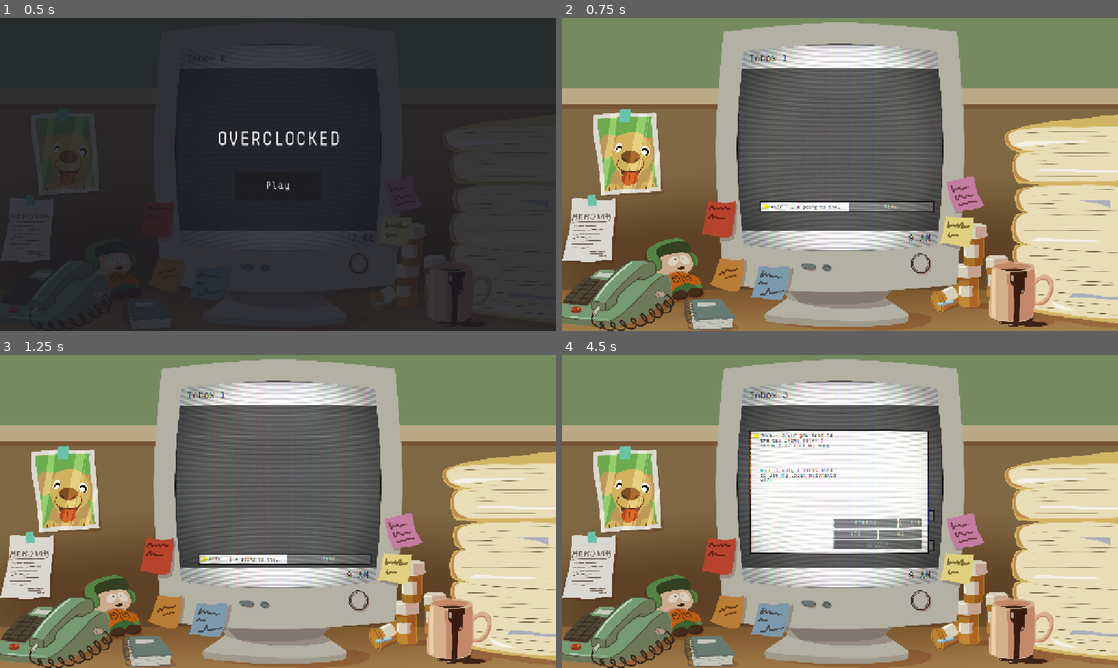
Above: before the commit, frames 1-4 (two rows, left to right).
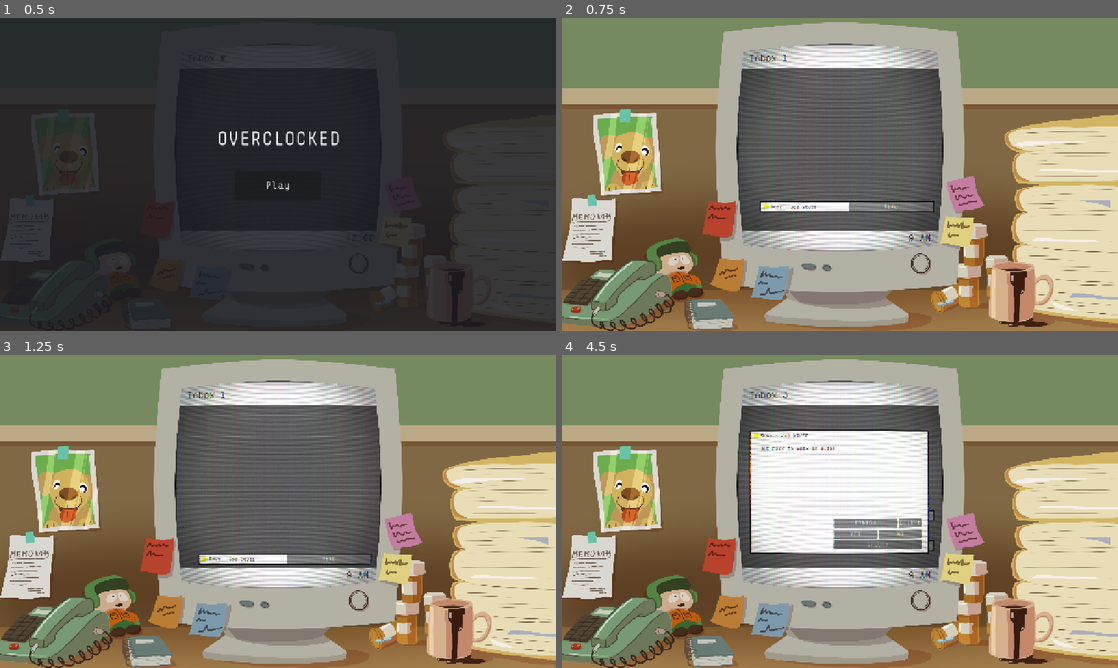
Above: after the commit, the same moments.

Repository: BradBenJoya/GMTK2026
Game: Godot game, scene res://Scenes/main.tscn
Two runs of this game, one before a commit and one after it. Both use one fixed random seed, a clock stepped at 60 frames per second and the inputs below.
Inputs:
- Up to frame 1 (0.5 s): no input
- Up to frame 2 (0.75 s): click "Play" at 0.5 s
- Up to frame 3 (1.25 s): no input
- Up to frame 4 (4.5 s): click "READ" at 1.25 s; click "FINISH" at 2 s; click "READ" at 2.75 s; click "YES" at 3.5 s; click "READ" at 4.25 s

Frame 1 is identical in both runs. In frame 2, less than 0.1% of the frame differs, in the area x 37-51%, y 59-62%; in frame 3, less than 0.1%; in frame 4, 0.5%, in the area x 35-50%, y 25-41%.
Error after the commit: Invalid type in function 'get' in base 'Node (email_generator.gd)'. Cannot convert argument 1 from Nil to StringName. (res://Scripts/Email/email_generator.gd:1…

Commit message:
first iteration of EmailGenerator

Diff:
--- a/Scenes/email.tscn
+++ b/Scenes/email.tscn
@@ -4,6 +4,7 @@
 [ext_resource type="Script" uid="uid://b8kf2iu72ye83" path="res://Scripts/Email/flavor_text_controller.gd" id="2_hkori"]
 [ext_resource type="Texture2D" uid="uid://co17lrl57lbes" path="res://Sprites/temp_9patch_rect.png" id="2_umtb6"]
 [ext_resource type="FontFile" uid="uid://doe2y2s8d1bw7" path="res://Fonts/Monofrik Demo.ttf" id="3_6xuhd"]
+[ext_resource type="Script" uid="uid://dgqwpsc3dorgp" path="res://Scripts/Email/email_generator.gd" id="4_ec30c"]
 
 [sub_resource type="LabelSettings" id="LabelSettings_hkori"]
 font = ExtResource("3_6xuhd")
@@ -14,16 +15,17 @@
 default_font = ExtResource("3_6xuhd")
 default_font_size = 26
 
-[node name="Email" type="Control" unique_id=1747348247 node_paths=PackedStringArray("flavor_text", "collapsed_email_text", "upload_button", "upload_bar", "base_read_button", "flavor_text_controller", "decision_stuff", "email_stuff", "upload_stuff", "all")]
+[node name="Email" type="Control" unique_id=1747348247 node_paths=PackedStringArray("flavor_text", "expanded_email_text", "upload_button", "upload_bar", "base_read_button", "email_generator", "flavor_text_controller", "decision_stuff", "email_stuff", "upload_stuff", "all")]
 layout_mode = 3
 anchors_preset = 0
 scale = Vector2(1.5, 1.5)
 script = ExtResource("1_hkori")
 flavor_text = NodePath("DecorationArrow/FlavorText")
-collapsed_email_text = NodePath("ExpandedEmailText")
+expanded_email_text = NodePath("ExpandedEmailText")
 upload_button = NodePath("Buttons/Upload/Upload")
 upload_bar = NodePath("Buttons/Upload/UploadProgress")
 base_read_button = NodePath("Read")
+email_generator = NodePath("EmailGenerator")
 flavor_text_controller = NodePath("FlavorTextController")
 type = "Normal"
 decision_stuff = NodePath("Buttons/Decisions")
@@ -57,7 +59,7 @@
 offset_top = -8.666667
 offset_right = 376.0
 offset_bottom = 21.333332
-text = "Boss - Get to work!"
+text = "Boss - Job Stuff"
 label_settings = SubResource("LabelSettings_hkori")
 autowrap_mode = 3
 clip_text = true
@@ -68,14 +70,17 @@
 custom_maximum_size = Vector2(350, 400)
 layout_mode = 0
 offset_left = -350.6667
-offset_top = 144.66667
+offset_top = 50.0
 offset_right = -0.666687
-offset_bottom = 544.6667
-text = "Boss - Get to work!"
+offset_bottom = 450.0
+text = "Get back to work or else!"
 label_settings = SubResource("LabelSettings_hkori")
 autowrap_mode = 3
 clip_text = true
 text_overrun_behavior = 5
+
+[node name="EmailGenerator" type="Node" parent="." unique_id=1816088348]
+script = ExtResource("4_ec30c")
 
 [node name="FlavorTextController" type="Node" parent="." unique_id=1545654535]
 script = ExtResource("2_hkori")
--- a/Scenes/monitor.tscn
+++ /dev/null
@@ -1,52 +0,0 @@
-[gd_scene format=3 uid="uid://mrrbgo76ffu2"]
-
-[ext_resource type="PackedScene" uid="uid://bs2gvfj1541lm" path="res://Scenes/manager.tscn" id="1_xs8qi"]
-
-[sub_resource type="PlaceholderTexture2D" id="PlaceholderTexture2D_drif0"]
-size = Vector2(1600, 1000)
-
-[sub_resource type="LabelSettings" id="LabelSettings_orglu"]
-font_size = 64
-font_color = Color(0, 0, 0, 1)
-
-[node name="Monitor" type="Node2D" unique_id=670736233]
-
-[node name="Monitor" type="SubViewportContainer" parent="." unique_id=1201581326]
-anchors_preset = 8
-anchor_left = 0.5
-anchor_top = 0.5
-anchor_right = 0.5
-anchor_bottom = 0.5
-offset_left = -700.0
-offset_top = -300.0
-offset_right = 700.0
-offset_bottom = 400.0
-grow_horizontal = 2
-grow_vertical = 2
-
-[node name="SubViewport" type="SubViewport" parent="Monitor" unique_id=1004449906]
-handle_input_locally = false
-size = Vector2i(1400, 700)
-render_target_update_mode = 4
-
-[node name="Manager" parent="Monitor/SubViewport" unique_id=1747145403 instance=ExtResource("1_xs8qi")]
-position = Vector2(700, 300)
-
-[node name="Decoration" type="Polygon2D" parent="Monitor" unique_id=1300003519]
-z_index = -1
-position = Vector2(700, 300)
-color = Color(0.3553136, 0.35531354, 0.35531357, 1)
-polygon = PackedVector2Array(-750, -350, 750, -350, 750, 450, 120, 450, 120, 500, -120, 500, -120, 450, -750, 450)
-
-[node name="TempBackgroundSprite" type="Sprite2D" parent="." unique_id=1972597120]
-z_index = -2
-texture = SubResource("PlaceholderTexture2D_drif0")
-
-[node name="TempScore" type="Label" parent="." unique_id=1793669310]
-z_index = 2
-offset_left = -690.0
-offset_top = -302.0
-offset_right = -650.0
-offset_bottom = -214.0
-text = "0"
-label_settings = SubResource("LabelSettings_orglu")
--- a/Scripts/Email/email.gd
+++ b/Scripts/Email/email.gd
@@ -6,12 +6,13 @@
 @export var flavor_text : Label
 
 # start Psudeo Pakman
-@export var collapsed_email_text: Label
+@export var expanded_email_text: Label
 # end Psuedo Pakman
 
 @export var upload_button : Button
 @export var upload_bar : ProgressBar
 @export var base_read_button : Button
+@export var email_generator : Node
 
 @export_group("Scripts") # sorry, shoulda probably split this up (?)
 @export var flavor_text_controller : FlavorTextController
@@ -36,58 +37,30 @@
 func _ready():
 	base_scale = scale
 	all.visible = false
-	collapsed_email_text.visible = false
+	expanded_email_text.visible = false
 
-	var random : float = randf_range(1, 100)
+	var random : float = randf_range(1, 69)
 	if random < 70:
 		type = "Normal"
-		#modulate = Color.WHITE
-		flavor_text.text = flavor_text_controller.read_text.pick_random().replace("\\n", "\n") # .replace fixes the line breaks
-
-		# start Psuedo Pakman
-		# Im assuming normal means read
-		collapsed_email_text.text = flavor_text_controller.expanded_read_text.pick_random().replace("\\n", "\n")
-		# end Psuedo Pakman
 
 	else:
 		var special_random : int = randi_range(1, 4)
 
 		if special_random == 1:
 			type = "Accept"
-			#modulate = Color.LIGHT_GREEN
-			flavor_text.text = flavor_text_controller.decision_good_text.pick_random().replace("\\n", "\n") # .replace fixes the line breaks
-
-			# start Psuedo Pakman
-			collapsed_email_text.text = flavor_text_controller.expanded_decision_good_text.pick_random().replace("\\n", "\n")
-			# end Psuedo Pakman
 
 		elif special_random == 2:
 			type = "Decline"
-			#modulate = Color.LIGHT_CORAL
-			flavor_text.text = flavor_text_controller.decision_bad_text.pick_random().replace("\\n", "\n") # .replace fixes the line breaks
-
-			# start Psuedo Pakman
-			collapsed_email_text.text = flavor_text_controller.expanded_decision_bad_text.pick_random().replace("\\n", "\n")
-			# end Psuedo Pakman
 
 		elif special_random == 3:
 			type = "Spam"
-			#modulate = Color.LIGHT_SALMON
-			flavor_text.text = flavor_text_controller.spam_text.pick_random().replace("\\n", "\n") # .replace fixes the line breaks
-
-			# start Psuedo Pakman
-			collapsed_email_text.text = flavor_text_controller.expanded_spam_text.pick_random().replace("\\n", "\n")
-			# end Psuedo Pakman
 
 		elif special_random == 4:
 			type = "Upload"
-			#modulate = Color.LIGHT_SKY_BLUE
-			flavor_text.text = flavor_text_controller.upload_text.pick_random().replace("\\n", "\n") # .replace fixes the line breaks
 
-			# start Psuedo Pakman
-			collapsed_email_text.text = flavor_text_controller.expanded_upload_text.pick_random().replace("\\n", "\n")
-			# end Psuedo Pakman
-
+	var text = email_generator.create_email(type) # creates the email, and sets text to an array. first value is the person and topic, second is the expanded text
+	flavor_text.text = text[0]
+	expanded_email_text.text = text[1]
 
 func _process(delta):
 	if Global.email_open and not open: # fixes the bug where you couldn't finish the email
@@ -102,7 +75,7 @@
 			scale += (base_scale - scale) / 5
 
 func delete_email(input : String): # delete email after doing little animation
-	collapsed_email_text.visible = false
+	expanded_email_text.visible = false
 	all.visible = false
 	Global.email_open = false # used to tell other emails to work again
 	open = false
@@ -162,7 +135,7 @@
 	open = true
 	base_read_button.visible = false # hide the regular read button used to open the email
 	all.visible = true # show the correct buttons for the email type, hidden earlier in the script
-	collapsed_email_text.visible = true
+	expanded_email_text.visible = true
 
 	var scale_box_tween = create_tween().tween_property(self.get_node("EmailBubble"), "size", Vector2(800, 600), 0.2) # make box fit screen
 	var scale_text_tween = create_tween().tween_property(flavor_text, "size", Vector2(350, 400), 0.2) # make text fit screen
@@ -171,7 +144,7 @@
 	var move_buttons_tween = create_tween().tween_property(self.get_node("Buttons"), "position", Vector2(-30, 480), 0.2) # move buttons to bottom
 	z_index = 5
 	# start Psuedo Pakman
-	collapsed_email_text.visible = true
+	expanded_email_text.visible = true
 	# end Psuedo Pakman
 
 
--- /dev/null
+++ b/Scripts/Email/email_generator.gd
@@ -0,0 +1,166 @@
+# start ByDesign
+@tool
+extends Node
+
+# making the in editor stuff work
+@export_tool_button("Refresh Variables") var refresh_variables = func update_vars(): notify_property_list_changed()
+
+@export_group("People")
+@export var read_people : Array[String] = []
+@export var accept_people : Array[String] = []
+@export var decline_people : Array[String] = []
+@export var spam_people : Array[String] = []
+@export var upload_people : Array[String] = []
+
+@export_group("Topics")
+@export var read_topics : Array[String] = []
+@export var accept_topics : Array[String] = []
+@export var decline_topics : Array[String] = []
+@export var spam_topics : Array[String] = []
+@export var upload_topics : Array[String] = []
+
+@export_group("Extended")
+var topics_expanded : Dictionary = {}
+# dynamic variables created in _get_property_list()
+
+# changing this function may result in Godot crashing, and my script breaking, as this runs even while in the editor. you have been warned
+func _get_property_list():
+	var properties: Array[Dictionary] = []
+
+	properties.append({
+		"name": "Read Extended",
+		"type": TYPE_NIL,
+		"usage": PROPERTY_USAGE_SUBGROUP
+	})
+
+	for variable in read_topics:
+		if variable != "":
+			properties.append({
+				"name": "read: " + variable,
+				"type": TYPE_PACKED_STRING_ARRAY,
+				"usage": PROPERTY_USAGE_DEFAULT,
+				"hint": PROPERTY_HINT_NONE,
+				"hint_string": ""
+			})
+
+	properties.append({
+		"name": "Accept Extended",
+		"type": TYPE_NIL,
+		"usage": PROPERTY_USAGE_SUBGROUP
+	})
+
+	for variable in accept_topics:
+		if variable != "":
+			properties.append({
+				"name": "accept: " + variable,
+				"type": TYPE_PACKED_STRING_ARRAY,
+				"usage": PROPERTY_USAGE_DEFAULT,
+				"hint": PROPERTY_HINT_NONE,
+				"hint_string": ""
+			})
+
+	properties.append({
+		"name": "Decline Extended",
+		"type": TYPE_NIL,
+		"usage": PROPERTY_USAGE_SUBGROUP
+	})
+
+	for variable in decline_topics:
+		if variable != "":
+			properties.append({
+				"name": "decline: " + variable,
+				"type": TYPE_PACKED_STRING_ARRAY,
+				"usage": PROPERTY_USAGE_DEFAULT,
+				"hint": PROPERTY_HINT_NONE,
+				"hint_string": ""
+			})
+
+	properties.append({
+		"name": "Spam Extended",
+		"type": TYPE_NIL,
+		"usage": PROPERTY_USAGE_SUBGROUP
+	})
+
+	for variable in spam_topics:
+		if variable != "":
+			properties.append({
+				"name": "spam: " + variable,
+				"type": TYPE_PACKED_STRING_ARRAY,
+				"usage": PROPERTY_USAGE_DEFAULT,
+				"hint": PROPERTY_HINT_NONE,
+				"hint_string": ""
+			})
+
+	properties.append({
+		"name": "Upload Extended",
+		"type": TYPE_NIL,
+		"usage": PROPERTY_USAGE_SUBGROUP
+	})
+
+	for variable in upload_topics:
+		if variable != "":
+			properties.append({
+				"name": "upload: " + variable,
+				"type": TYPE_PACKED_STRING_ARRAY,
+				"usage": PROPERTY_USAGE_DEFAULT,
+				"hint": PROPERTY_HINT_NONE,
+				"hint_string": ""
+			})
+
+	return properties
+
+# changing this function may result in Godot crashing, and my script breaking, as this runs even while in the editor. you have been warned
+func _get(property):
+	property = property.replace("read: ", "").replace("accept: ", "").replace("decline: ", "").replace("spam: ", "").replace("upload: ", "")
+	if property in read_topics:
+		if topics_expanded.has(property):
+			return topics_expanded[property]
+		else:
+			topics_expanded[property] = ""
+			return property
+	return null
+
+# changing this function may result in Godot crashing, and my script breaking, as this runs even while in the editor. you have been warned
+func _set(property, value):
+	property = property.replace("read: ", "").replace("accept: ", "").replace("decline: ", "").replace("spam: ", "").replace("upload: ", "")
+	if property in read_topics:
+		topics_expanded[property] = value
+		return true
+	return false
+
+
+# creating the email
+func create_email(type):
+	var sender = choose_sender(type)
+	var topic = choose_topic(type)
+	var text = choose_expanded_text(topic)
+
+	return [sender + " - " + topic, text]
+
+func choose_sender(type):
+	if type == "Normal":
+		return read_people.pick_random()
+	if type == "Accept":
+		return accept_people.pick_random()
+	if type == "Decline":
+		return decline_people.pick_random()
+	if type == "Spam":
+		return spam_people.pick_random()
+	if type == "Upload":
+		return upload_people.pick_random()
+
+func choose_topic(type):
+	if type == "Normal":
+		return read_topics.pick_random()
+	if type == "Accept":
+		return accept_topics.pick_random()
+	if type == "Decline":
+		return decline_topics.pick_random()
+	if type == "Spam":
+		return spam_topics.pick_random()
+	if type == "Upload":
+		return upload_topics.pick_random()
+
+func choose_expanded_text(topic):
+	return get(topic)[randi_range(0, get(topic).size() - 1)] # .pick_random doesnt work for packed string arrays
+# end ByDesign
Not shown, added: Scripts/Email/email_generator.gd.uid
